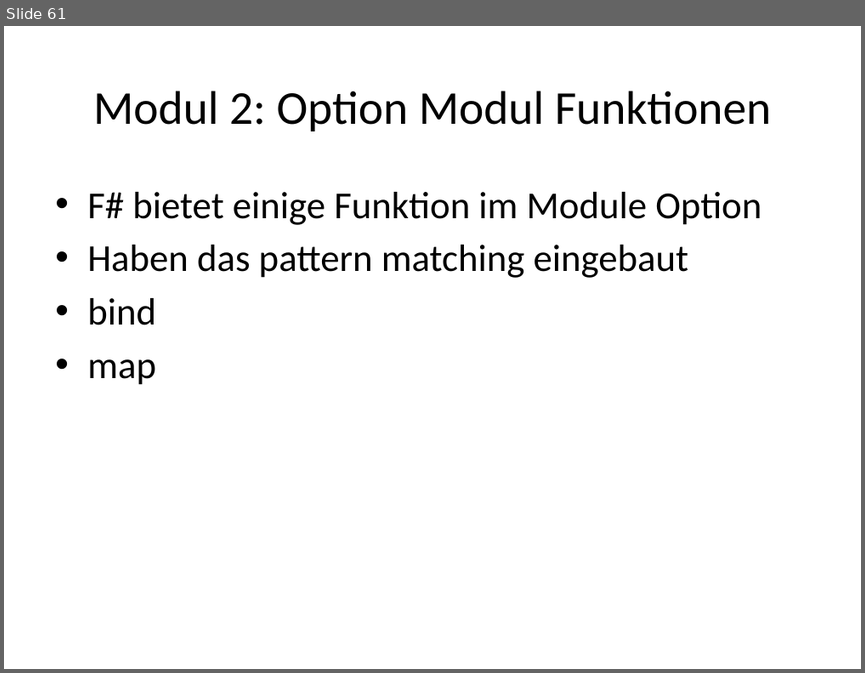
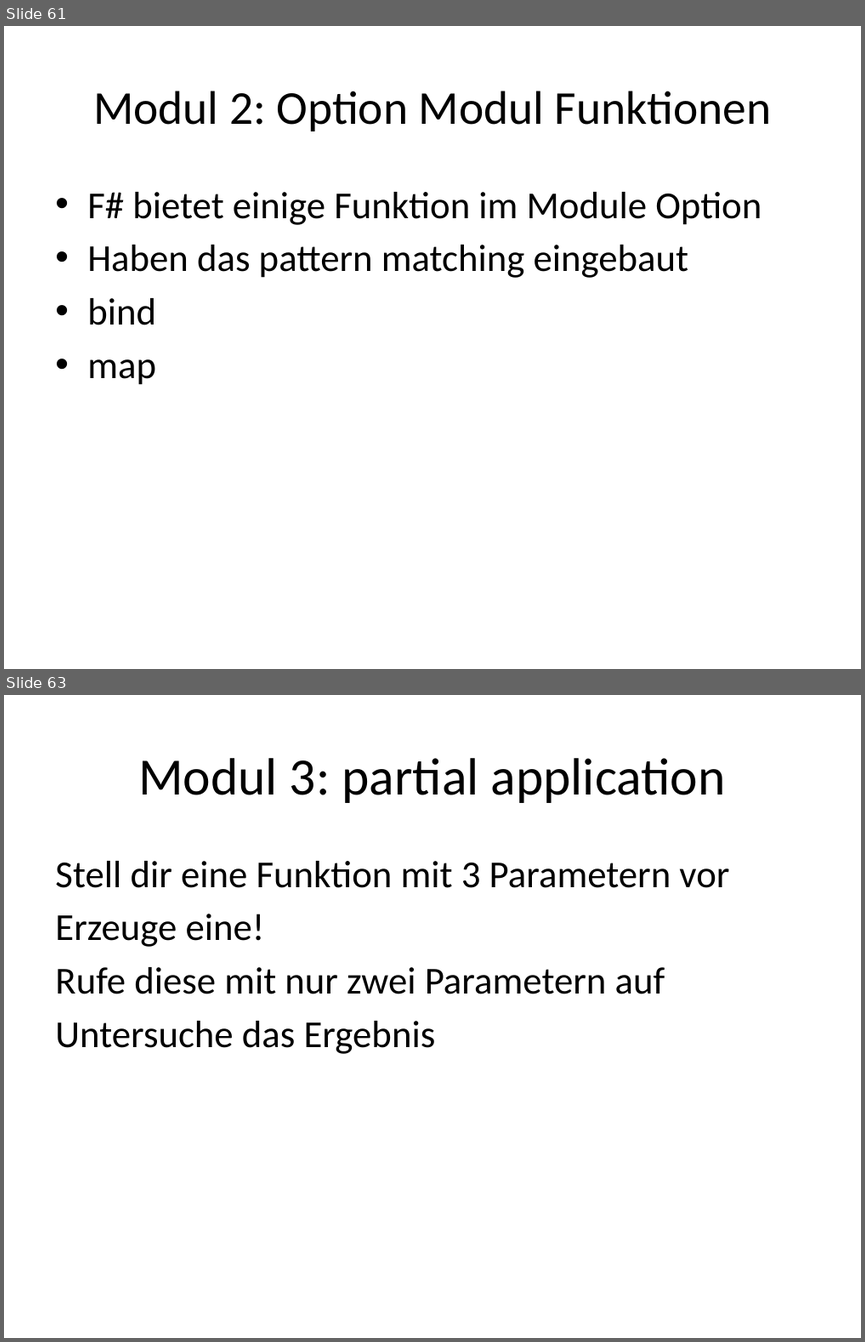
Before and after one commit to nasserbrake/Spartakiade2017, a slide deck: FSharp.pptx. Shown one above the other, each under a label of ours: slide 61 before the commit, slides 61 and 63 after it; the slides between them are not shown. The pictures are 865x673 and 865x1342 pixels, drawn with LibreOffice and Linux fonts; fonts in the diff are those of the drawing. Boxes give left, top, right and bottom in pixels: in the first picture for what was removed or moved away, otherwise in the second. Text is boxed around its words. In the diff, an @@ line names an element or a change of style, - is before the commit and + after.

Commit message:
Partial application

```diff
--- a/FSharp.pptx
+++ b/FSharp.pptx
@@ slide 63 added at [4, 695, 861, 1338], background #FFFFFF @@
@@ title added at [138, 758, 726, 803], 44 pt, text #000000 @@
+Modul 3: partial application
@@ text added at [55, 861, 729, 1054], 32 pt, text #000000 @@
+Stell dir eine Funktion mit 3 Parametern vor
+Erzeuge eine!
+Rufe diese mit nur zwei Parametern auf
+Untersuche das Ergebnis
```
Also in this commit, not shown: 1 slide changed, 2 other slides added, 4 other files.
